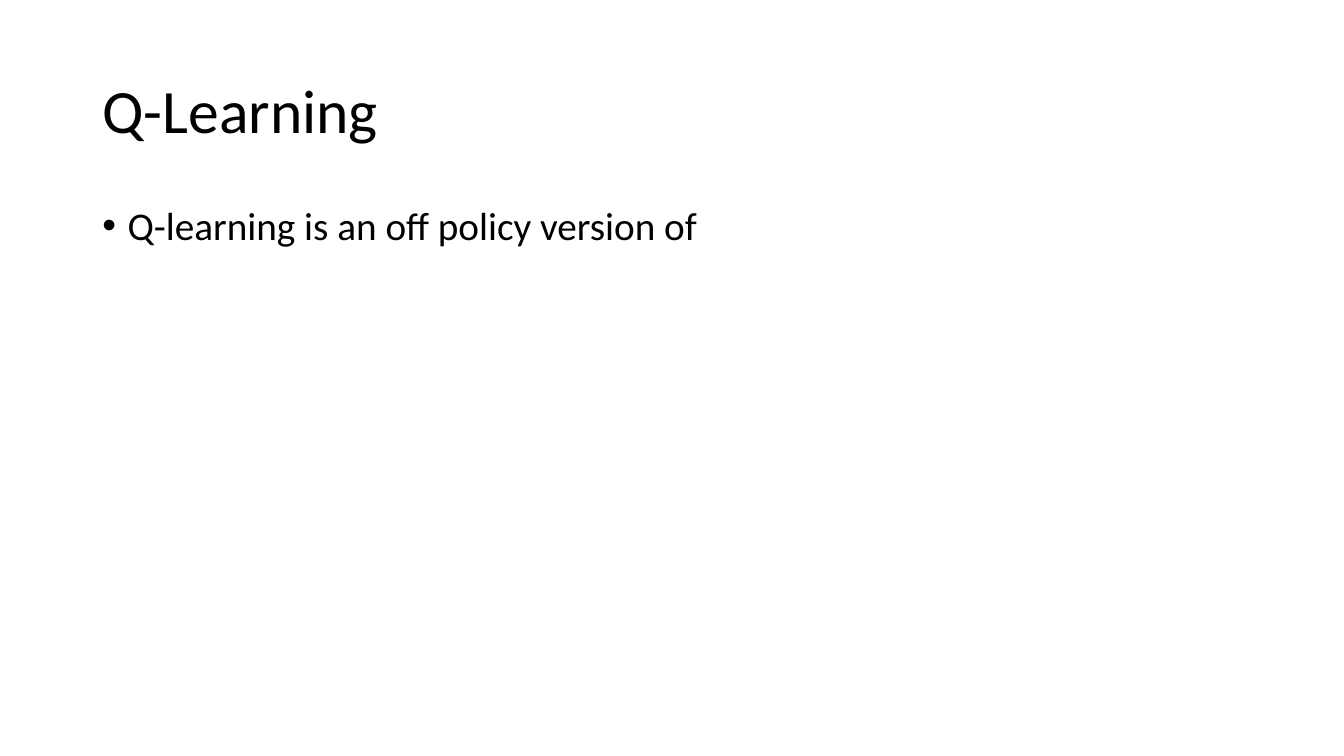
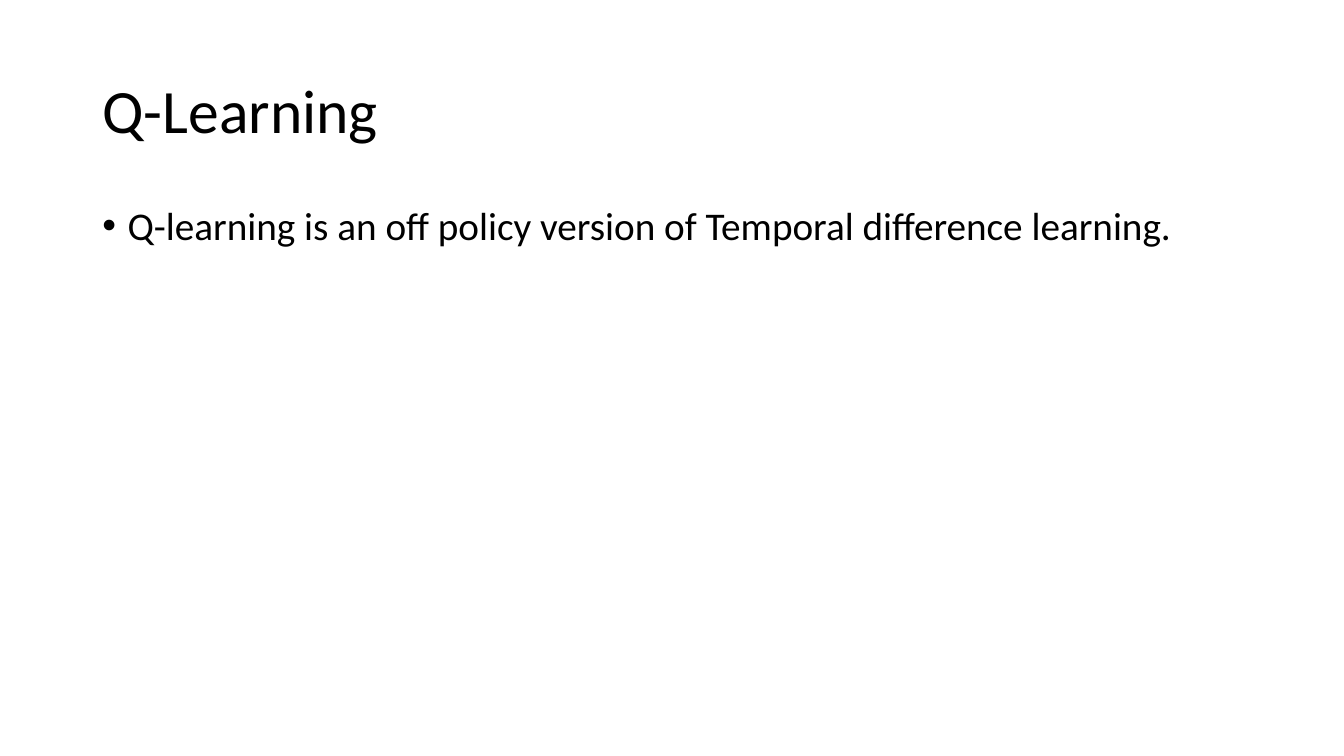
Before and after one commit to eoghan96/Reinforcement-Learning-with-Games, a slide deck: slide 7 of Documents/Presentation Slides.pptm (slide 6 before the commit). Drawn at 1344x756 pixels with LibreOffice and Linux fonts; fonts in the diff are those of the drawing. Boxes give left, top, right and bottom in pixels: in the first picture for what was removed or moved away, otherwise in the second. Text is boxed around its words. In the diff, an @@ line names an element or a change of style, - is before the commit and + after.

```diff
--- a/Documents/Presentation Slides.pptm
+++ b/Documents/Presentation Slides.pptm
@@ text at box(128, 212, 1171, 247): text changed @@
-• Q-learning is an off policy version of
+• Q-learning is an off policy version of Temporal difference learning.
```
Also in this commit, not shown: 5 other slides changed, 1 slide added.
